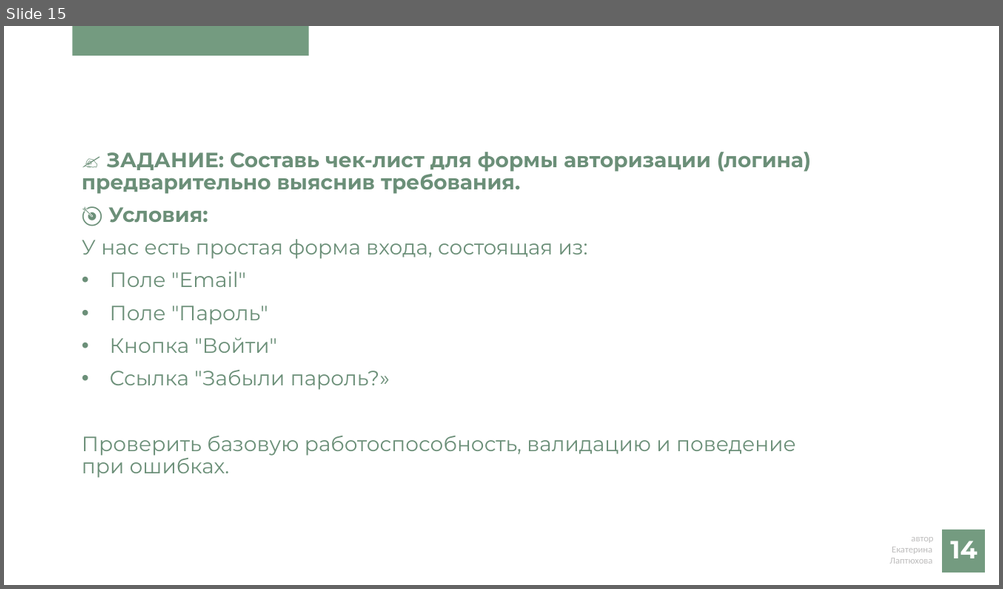
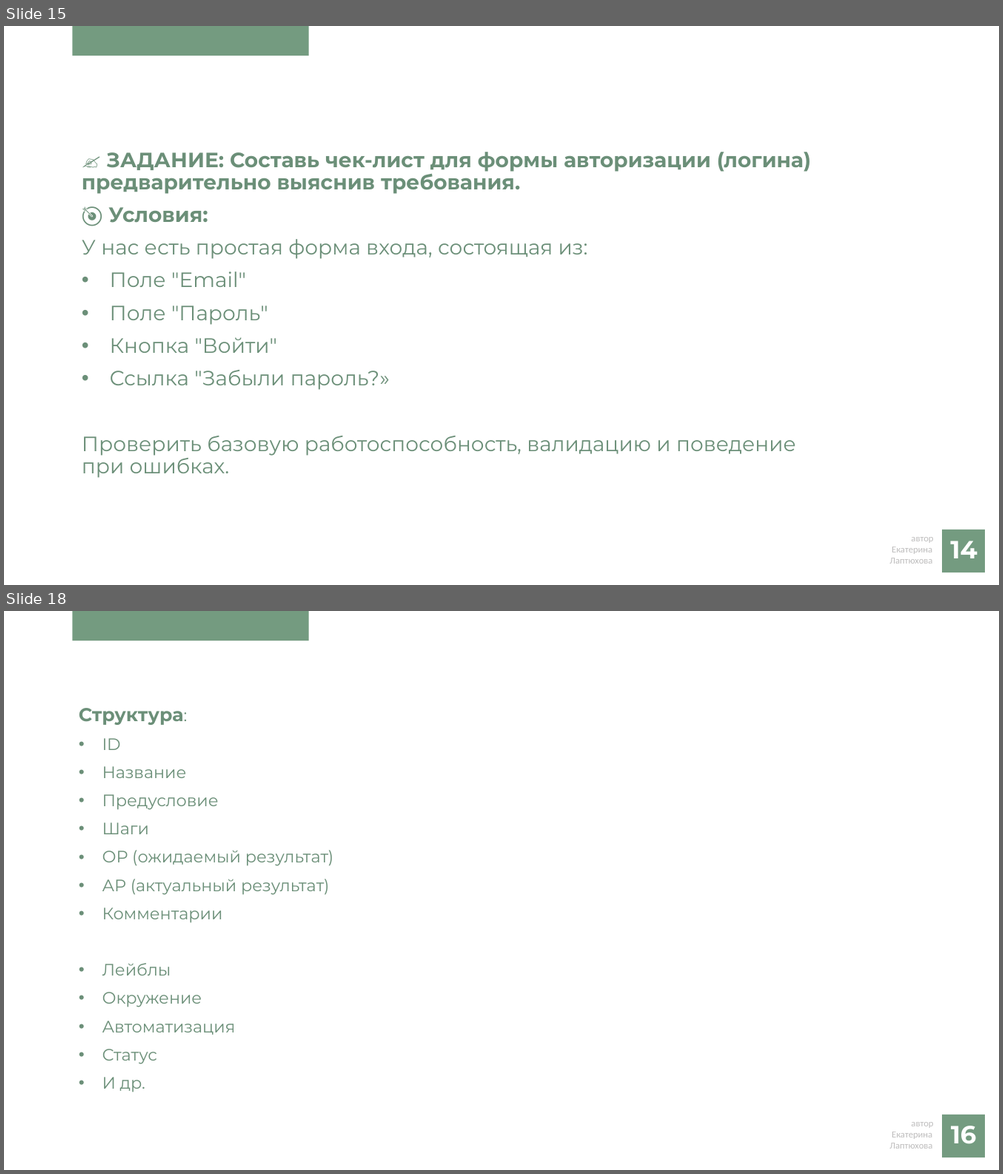
Before and after one commit to EkaterinaLaptyuhova/Testing, a slide deck: Lesson 4.pptx. Shown one above the other, each under a label of ours: slide 15 before the commit, slides 15 and 18 after it; the slides between them are not shown. The pictures are 1003x589 and 1003x1174 pixels, drawn with LibreOffice and Linux fonts; fonts in the diff are those of the drawing; background and template pictures are left out. Boxes give left, top, right and bottom in pixels: in the first picture for what was removed or moved away, otherwise in the second. Text is boxed around its words. In the diff, an @@ line names an element or a change of style, - is before the commit and + after.

```diff
--- a/Lesson 4.pptx
+++ b/Lesson 4.pptx
@@ slide 18 added at <box>4,611,999,1170</box>, background #FFFFFF; not listed: 3 template elements that a slide beside it also shows @@
@@ text added at <box>79,708,334,1093</box>, 16 pt, text #6B8F78 @@
+Структура:
+• ID
+• Название
+• Предусловие
+• Шаги
+• ОР (ожидаемый результат)
+• АР (актуальный результат)
+• Комментарии
+• Лейблы
+• Окружение
+• Автоматизация
+• Статус
+• И др.
@@ text added at <box>950,1126,976,1145</box>, 24 pt, text #FFFFFF, bold @@
+16
```
Also in this commit, not shown: 2 other slides added, 1 other file.
